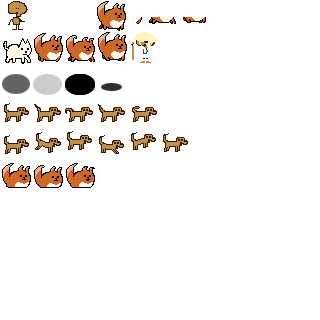
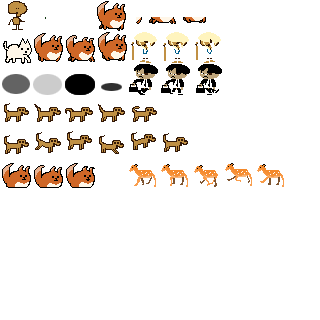
Layer changes from the first 320x320 image to the second:
added layer "Layer 59" above "Layer 58" over <box>225,163,252,186</box>
renamed "Layer 42" to "Layer 58", painted on it over <box>45,17,284,187</box>
